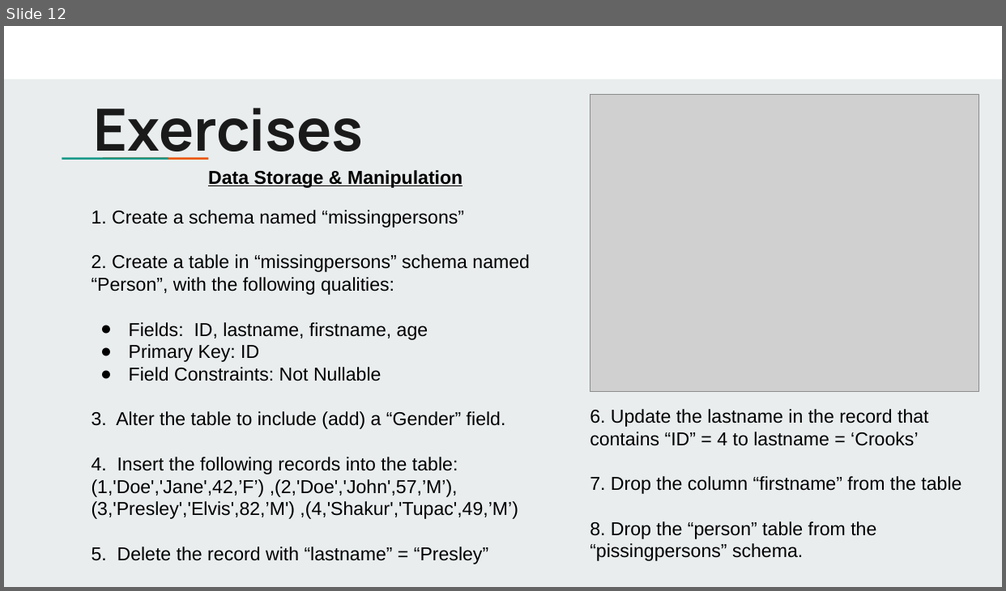
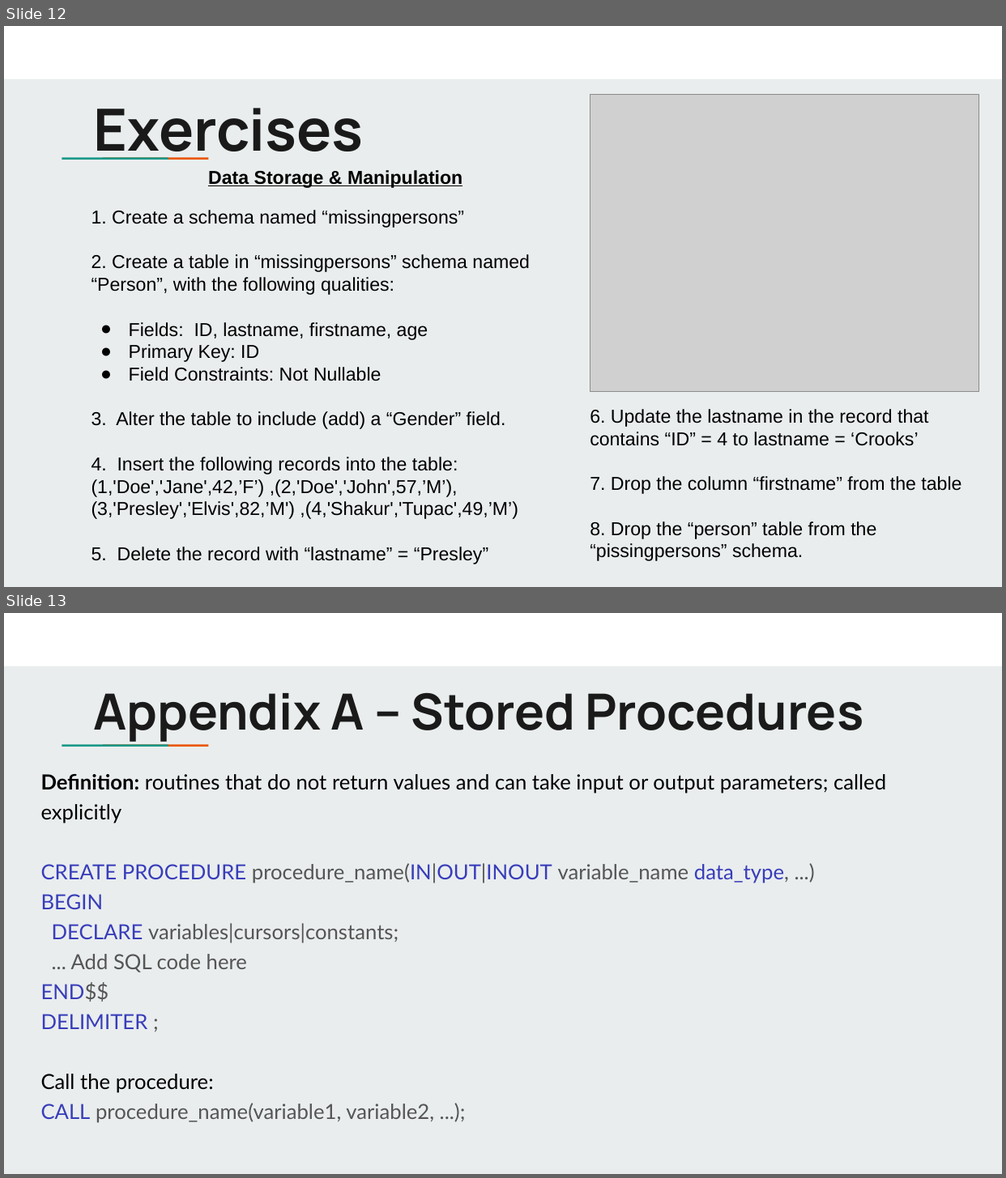
Before and after one commit to jbergmann56/OSDA-DataManipulationAndManagement, a slide deck: Lectures/(3) Extracting & Storing Data.pptx. Shown one above the other, each under a label of ours: slide 12 before the commit, slides 12 and 13 after it. The pictures are 1006x591 and 1006x1178 pixels, drawn with LibreOffice and Linux fonts; fonts in the diff are those of the drawing; grey boxes stand for pictures. Boxes give left, top, right and bottom in pixels: in the first picture for what was removed or moved away, otherwise in the second. Text is boxed around its words. In the diff, an @@ line names an element or a change of style, - is before the commit and + after.

```diff
--- a/Lectures/(3) Extracting & Storing Data.pptx
+++ b/Lectures/(3) Extracting & Storing Data.pptx
@@ slide 13 added at <box>4,613,1002,1174</box>, background #E9EDEE; not listed: 3 template elements that a slide beside it also shows @@
@@ title added at <box>94,692,864,742</box>, 48 pt, text #1A1A1A, bold @@
+Appendix A – Stored Procedures
@@ text added at <box>41,774,886,1123</box>, 20 pt, text #555555 @@
+Definition: routines that do not return values and can take input or output parameters; called explicitly
+CREATE PROCEDURE procedure_name(IN|OUT|INOUT variable_name data_type, ...)
+BEGIN
+DECLARE variables|cursors|constants;
+... Add SQL code here
+END$$
+DELIMITER ;
+Call the procedure:
+CALL procedure_name(variable1, variable2, ...);
```
Also in this commit, not shown: 2 slides changed, 1 other slide added, 12 other files.
